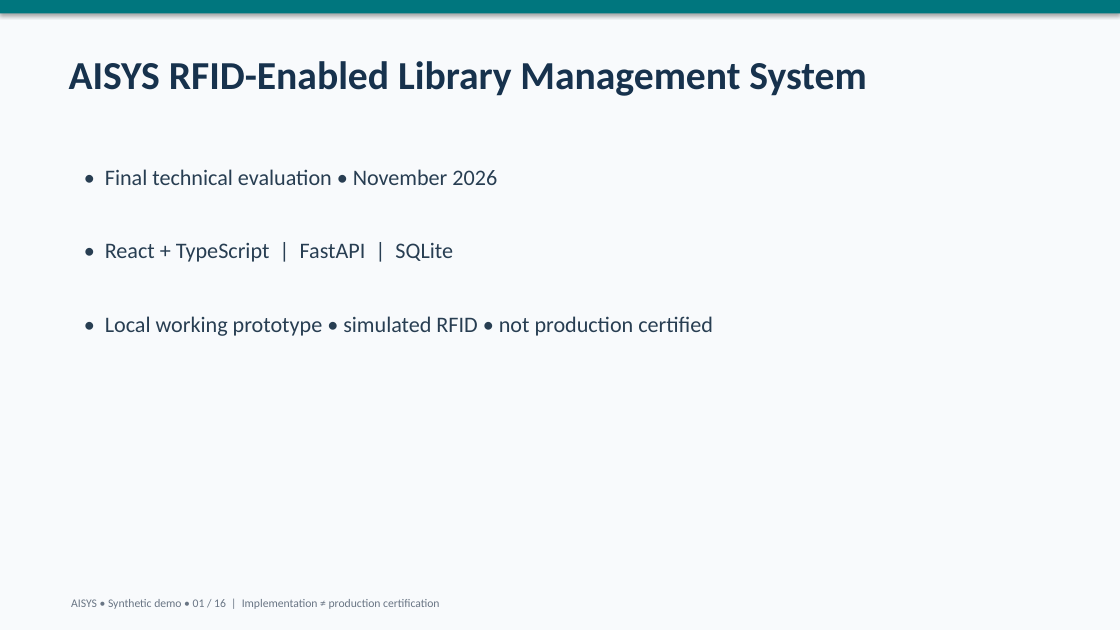
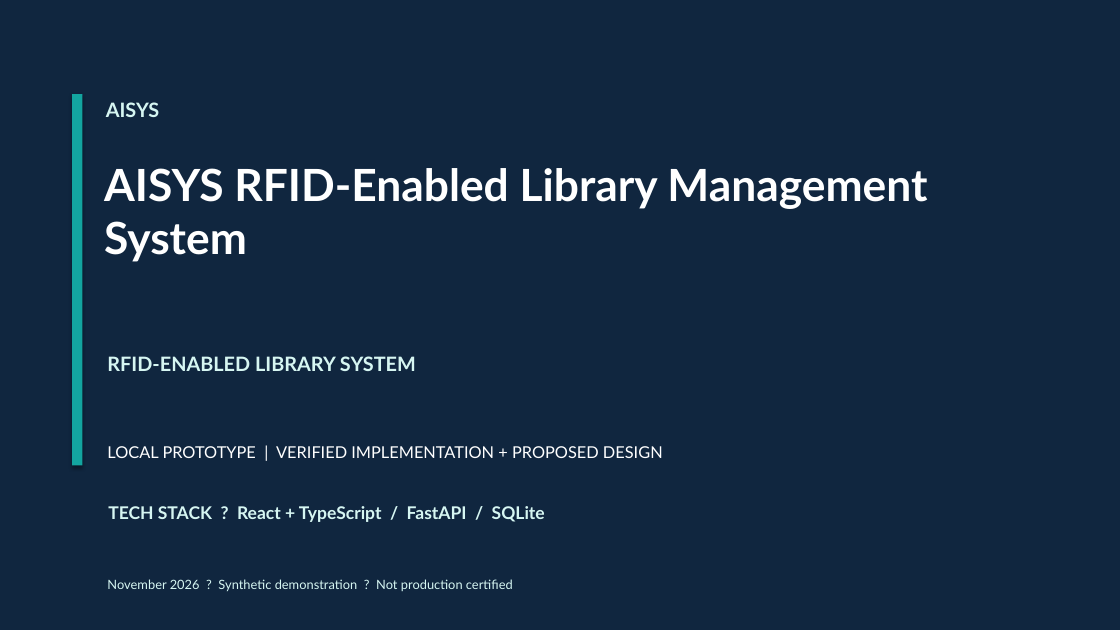
Before and after one commit to Meharsai26/AISYS-Library-Management-System, a slide deck: slide 1 of docs/final/AISYS_Final_Presentation_16_Slides.pptx. Drawn at 1120x630 pixels with LibreOffice and Linux fonts; fonts in the diff are those of the drawing. Boxes give left, top, right and bottom in pixels: in the first picture for what was removed or moved away, otherwise in the second. Text is boxed around its words. In the diff, an @@ line names an element or a change of style, - is before the commit and + after.

Commit message:
docs: adopt professional AISYS evaluation presentation

```diff
--- a/docs/final/AISYS_Final_Presentation_16_Slides.pptx
+++ b/docs/final/AISYS_Final_Presentation_16_Slides.pptx
@@ background #F8FAFC to #FFFFFF @@
@@ rectangle: place and size @@
-rectangle at bbox=[0, 0, 1120, 13]
+rectangle at bbox=[0, 0, 1120, 630]
@@ rectangle at bbox=[0, 0, 1120, 630]: fill #00767E to #10263F @@
@@ rectangle added at bbox=[72, 94, 82, 465], fill #13A5A0 @@
@@ text added at bbox=[106, 102, 159, 117], 17 pt, text #D6F6F2, bold @@
+AISYS
@@ text "AISYS RFID-Enabled Library Management System": place and size @@
-text "AISYS RFID-Enabled Library Management System" at bbox=[69, 61, 866, 96]
+text "AISYS RFID-Enabled Library Management System" at bbox=[104, 168, 927, 262]
@@ text "AISYS RFID-Enabled Library Management System" at bbox=[104, 168, 927, 262]: size 34 to 38 pt, font Calibri to Lato, text colour #17324D to #FFFFFF @@
@@ text removed at bbox=[105, 169, 497, 185] @@
-• Final technical evaluation • November 2026
@@ text at bbox=[107, 356, 416, 371]: text changed; size 19 to 17 pt; font Calibri to Lato; text colour #283E52 to #D6F6F2; bold on @@
-• Local working prototype • simulated RFID • not production certified
+RFID-ENABLED LIBRARY SYSTEM
@@ text at bbox=[107, 446, 663, 458]: text changed; size 10 to 14 pt; font Calibri to Lato; text colour #697584 to #FFFFFF @@
-AISYS • Synthetic demo • 01 / 16 | Implementation ≠ production certification
+LOCAL PROTOTYPE | VERIFIED IMPLEMENTATION + PROPOSED DESIGN
@@ text at bbox=[108, 506, 545, 522]: text changed; size 19 to 15 pt; font Calibri to Lato; text colour #283E52 to #D6F6F2; bold on @@
-• React + TypeScript | FastAPI | SQLite
+TECH STACK ? React + TypeScript / FastAPI / SQLite
@@ text added at bbox=[107, 579, 513, 591], 11 pt, text #D6F6F2 @@
+November 2026 ? Synthetic demonstration ? Not production certified
```
Also in this commit, not shown: 15 other slides changed.
